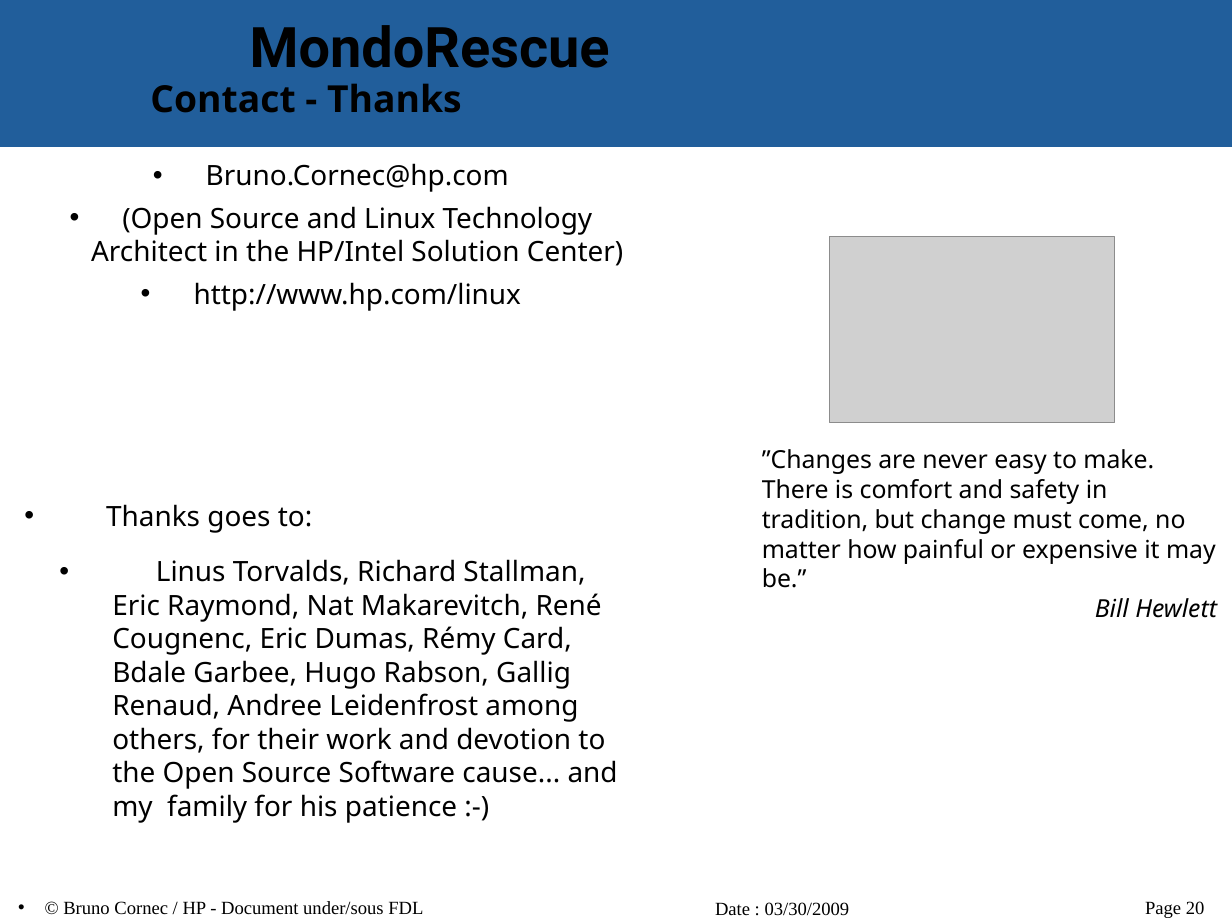
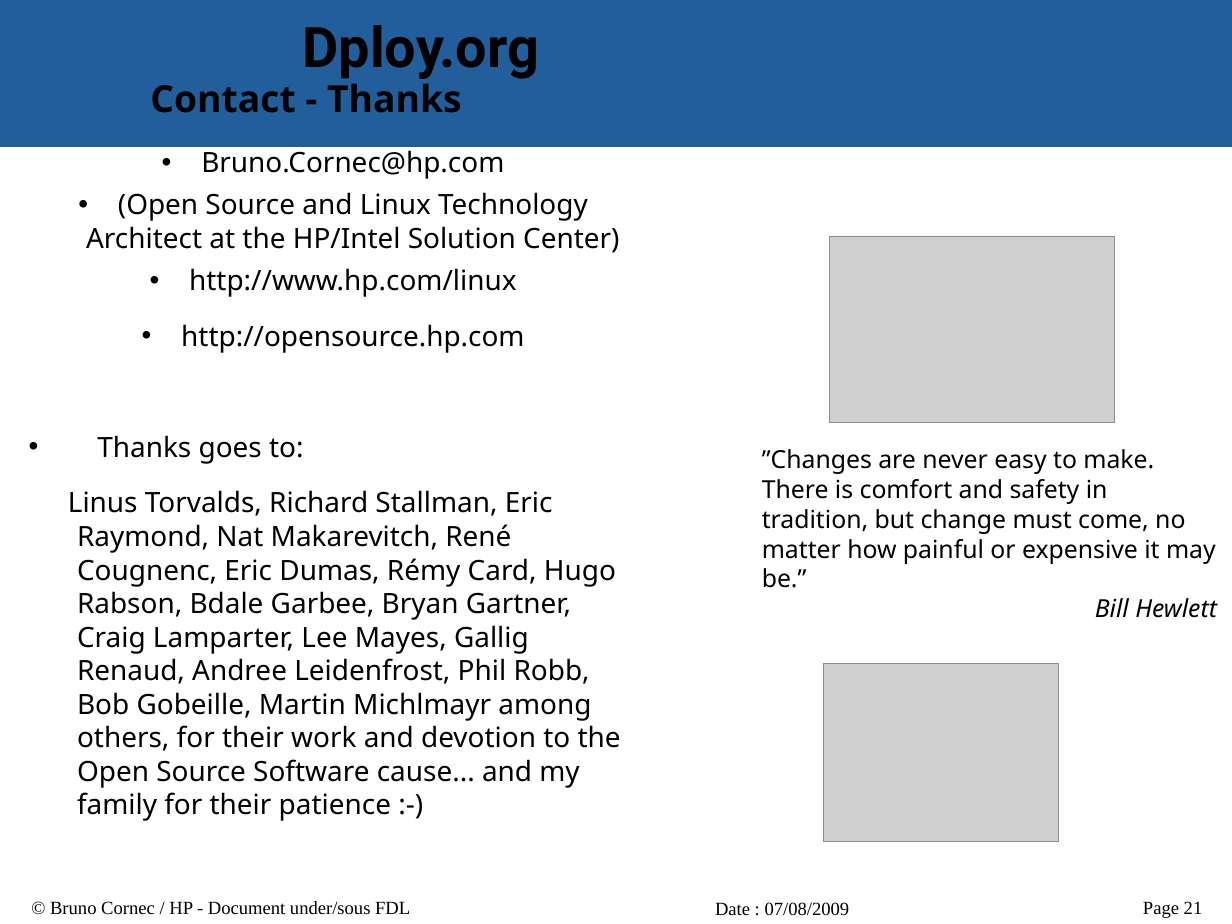
Before and after one commit to vir/mondo-rescue, a slide deck: slide 21 of mondo-doc/mondo-presentation.odp (slide 20 before the commit). Drawn at 1232x924 pixels with LibreOffice and Linux fonts; fonts in the diff are those of the drawing; grey boxes stand for pictures; background and template pictures are left out. Boxes give left, top, right and bottom in pixels: in the first picture for what was removed or moved away, otherwise in the second. Text is boxed around its words. In the diff, an @@ line names an element or a change of style, - is before the commit and + after.

Commit message:
r3209@localhost:  bruno | 2009-07-08 00:41:25 +0200  Update presentation for RMLL 2009

```diff
--- a/mondo-doc/mondo-presentation.odp
+++ b/mondo-doc/mondo-presentation.odp
@@ text at (302,25,539,79): text changed @@
-MondoRescue
+Dploy.org
@@ text "Bruno.Cornec@hp.com": place and size @@
-text "Bruno.Cornec@hp.com" at (91,206,623,823)
+text "Bruno.Cornec@hp.com" at (68,146,621,821)
@@ text at (97,146,516,464): indent changed @@
@@ text at (86,192,619,253): text changed @@
-• (Open Source and Linux Technology Architect in the HP/Intel Solution Center)
+• (Open Source and Linux Technology Architect at the HP/Intel Solution Center)
@@ text at (181,324,524,353): paragraph added @@
+• http://opensource.hp.com
@@ text at (68,490,621,821): text changed @@
-  • Linus Torvalds, Richard Stallman, Eric Raymond, Nat Makarevitch, René Cougnenc, Eric Dumas, Rémy Card, Bdale Garbee, Hugo Rabson, Gallig Renaud, Andree Leidenfrost among others, for their work and devotion to the Open Source Software cause... and my family for his patience :-)
+Linus Torvalds, Richard Stallman, Eric Raymond, Nat Makarevitch, René Cougnenc, Eric Dumas, Rémy Card, Hugo Rabson, Bdale Garbee, Bryan Gartner, Craig Lamparter, Lee Mayes, Gallig Renaud, Andree Leidenfrost, Phil Robb, Bob Gobeille, Martin Michlmayr among others, for their work and devotion to the Open Source Software cause... and my family for their patience :-)
@@ picture added at (824,664,1060,842) @@
@@ text "© Bruno Cornec / HP ..." at (50,901,410,915): bullet • to none @@
@@ text at (715,902,850,916): text changed @@
-Date : 03/30/2009
+Date : 07/08/2009
@@ page number at (1143,901,1203,918): text changed @@
-Page 20
+Page 21
```
Also in this commit, not shown: 19 other slides changed, 1 slide added.
